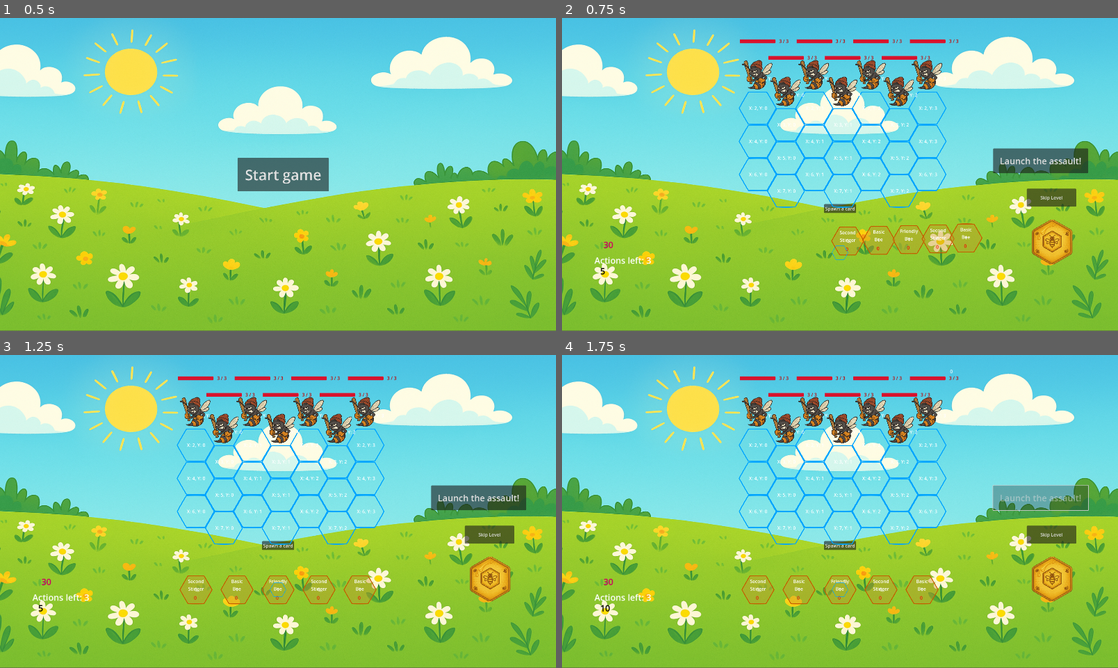
Above: before the commit, frames 1-4 (two rows, left to right).
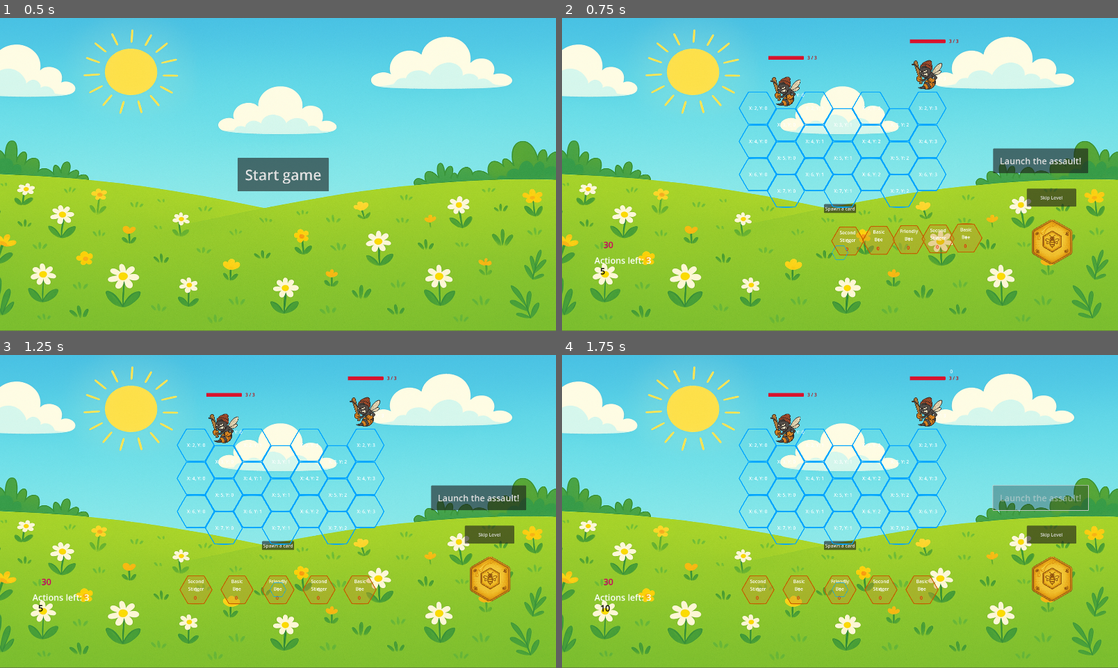
Above: after the commit, the same moments.

Repository: tysia2512/buzzco
Game: Godot game, scene res://scenes/main.tscn
Two runs of this game, one before a commit and one after it. Both use one fixed random seed, a clock stepped at 60 frames per second and the inputs below.
Inputs:
- Up to frame 1 (0.5 s): no input
- Up to frame 2 (0.75 s): click "Start game" at 0.5 s
- Up to frame 3 (1.25 s): no input
- Up to frame 4 (1.75 s): click "Launch the assault!" at 1.25 s

Frame 1 is identical in both runs. In frame 2, 2.1% of the frame differs, in the area x 32-67%, y 6-29%; in frame 3, 2.1%; in frame 4, 2.1%.

Commit message:
Better enemy generation

Diff:
--- a/project.godot
+++ b/project.godot
@@ -19,6 +19,8 @@
 
 PollenManager="*res://scripts/global/pollen_manager.gd"
 GameState="*res://scripts/global/game_state.gd"
+EnemyLevelConfig="*res://scripts/global/enemy_level_config.gd"
+Utils="*res://scripts/global/utils.gd"
 
 [display]
 
--- a/scripts/enemy_tile_generator.gd
+++ b/scripts/enemy_tile_generator.gd
@@ -9,3 +9,33 @@
 
 func generate_enemy() -> Enemy:
 	return goon_hornet_enemy.instantiate()
+
+func generate_enemies(rows: Array) -> Array:
+	var enemy_slots = rows.reduce(func(a, b): return a + b, 0)
+	var enemies = []
+	var config = EnemyLevelConfig.get_config(_level)
+	for type in config:
+		var cnt = Utils.rand_in_range(config[type].lower, config[type].upper)
+		for i in range(0, cnt):
+			enemies.append(EnemyLevelConfig.get_enemy_scene(type))
+
+	assert(enemies.size() <= enemy_slots)
+
+	while enemies.size() < enemy_slots:
+		enemies.append(null)
+
+	enemies.shuffle()
+
+	var en_i = 0
+	var ret = []
+	ret.resize(rows.size())
+	for i in range(0, rows.size()):
+		ret[i] = []
+
+	for i in range(0, rows.size()):
+		ret[i].resize(rows[i])
+		for j in range(0, rows[i]):
+			ret[i][j] = enemies[en_i]
+			en_i += 1
+
+	return ret
--- a/scripts/generic_enemy.gd
+++ b/scripts/generic_enemy.gd
@@ -53,11 +53,7 @@
 	_base_scale = scale
 
 func _should_attack() -> bool:
-	var attacks_this_turn = rng.rand_weighted([attack_chance, 1.0 - attack_chance])
-	return attacks_this_turn == 0
-
-func should_drop_boulder() -> bool:
-	return rng.rand_weighted([boulder_drop_chance, 1.0 - boulder_drop_chance]) == 0
+	return Utils.rand_with_chance(attack_chance)
 
 func attack():
 	# TODO: this might collide, maybe better use process for this
@@ -76,8 +72,7 @@
 	scale = _base_scale
 
 func _should_spawn_boulder() -> bool:
-	var drops_this_turn = rng.rand_weighted([boulder_drop_chance, 1.0 - boulder_drop_chance])
-	return drops_this_turn == 0
+	return Utils.rand_with_chance(boulder_drop_chance)
 
 func spawn_boulder():
 	var scale_mult = SCALE_ON_ATTACK_MULTIPIER
--- /dev/null
+++ b/scripts/global/enemy_level_config.gd
@@ -0,0 +1,46 @@
+extends Node
+
+var goon_hornet_enemy_scn = preload("res://scenes/goon_hornet_enemy.tscn")
+
+var ENEMY_TYPES = [goon_hornet_enemy_scn]
+
+enum EnemyType {
+	GOON_HORNET_ENEMY
+}
+
+var _ENEMY_TYPE_TO_SCENE = {
+	EnemyType.GOON_HORNET_ENEMY: goon_hornet_enemy_scn
+}
+
+class IntRange:
+	var lower: int
+	var upper: int
+
+	func _init(l, u):
+		lower = l
+		upper = u
+
+# I'm assuming these are non-conflicting
+var _config = [
+	# 1
+	{
+		EnemyType.GOON_HORNET_ENEMY: IntRange.new(2, 2)
+	},
+	# 2
+	{
+		EnemyType.GOON_HORNET_ENEMY: IntRange.new(3, 3)
+	},
+	# 3
+	{
+		EnemyType.GOON_HORNET_ENEMY: IntRange.new(4, 5)
+	}
+]
+
+func get_config(level: int) -> Dictionary:
+	if level > _config.size():
+		return _config[_config.size() - 1]
+
+	return _config[level - 1]
+
+func get_enemy_scene(enemy_type: EnemyType) -> PackedScene:
+	return _ENEMY_TYPE_TO_SCENE[enemy_type]
--- /dev/null
+++ b/scripts/global/utils.gd
@@ -0,0 +1,10 @@
+extends Node
+
+var rng = RandomNumberGenerator.new()
+
+func rand_with_chance(chance: float) -> bool:
+	var r = rng.rand_weighted([chance, 1.0 - chance])
+	return r == 0
+
+func rand_in_range(lower: int, upper: int) -> int:
+	return rng.randi_range(lower, upper)
--- a/scripts/grid.gd
+++ b/scripts/grid.gd
@@ -95,6 +95,10 @@
 func generate_enemies(enemy_tile_generator: EnemyTileGenerator, enemy_manager: EnemyManager) -> void:
 	var enemies = []
 
+	var enemy_scenes = enemy_tile_generator.generate_enemies([ROWS[0], ROWS[1]])
+	print("ENEMY SCENES")
+	print(enemy_scenes)
+
 	for row in [0, 1]:
 		for i in range(0, ROWS[row]):
 			var tile = enemy_tile.instantiate() as EnemyTile
@@ -102,7 +106,11 @@
 			tile.row = row
 			tile.column = i
 			tile.visible = false
-			var enemy = enemy_tile_generator.generate_enemy() as Enemy
+			var enemy_scene = enemy_scenes[row][i] as PackedScene
+			if enemy_scene == null:
+				continue
+
+			var enemy = enemy_scene.instantiate() as Enemy
 			enemies.append(enemy)
 			add_child(tile)
 			tile.set_enemy(enemy)
Not shown, added: scripts/global/enemy_level_config.gd.uid
Not shown, added: scripts/global/utils.gd.uid
